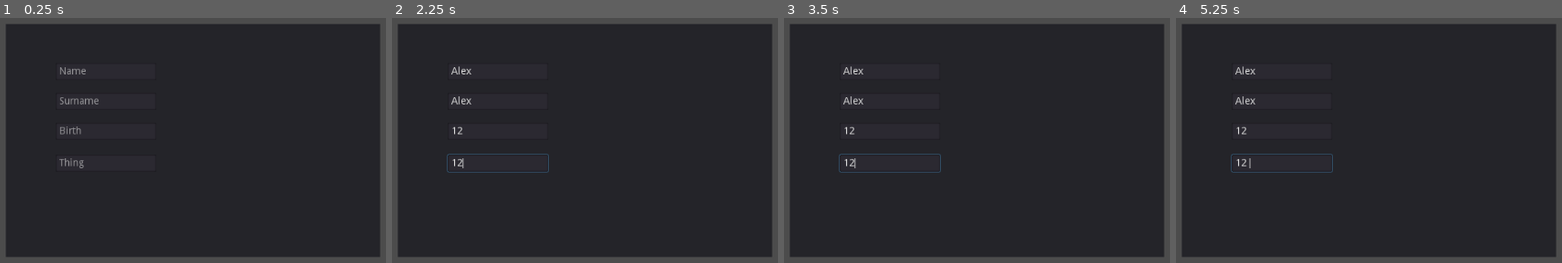
Above: before the commit, frames 1-4 (left to right).
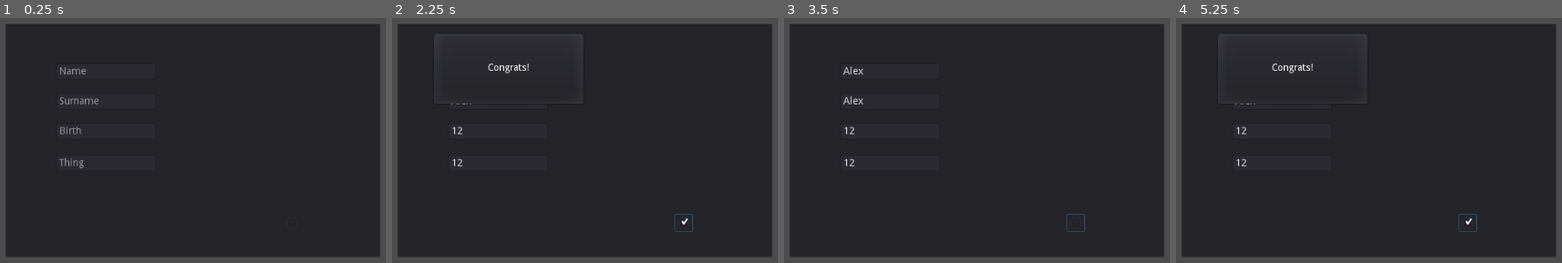
Above: after the commit, the same moments.

Repository: ptiteigne/EscapeProgramme
Game: Godot game, scene res://Test1.tscn
The game is run twice, just before and just after one commit, with the same random seed, the same clock (stepped at 60 frames per second) and the same inputs. The project has no main scene, so this scene is started directly.
Inputs (mouse positions are in pixels of both pictures, inside the frame that each line leads up to):
- Up to frame 1 (0.25 s): no input
- Up to frame 2 (2.25 s): click (496, 71) at 0.52 s; type "Alex" at 0.6 s; click (496, 101) at 0.75 s; type "Alex" at 0.83 s; click (496, 130) at 0.98 s; type "12" at 1.07 s; click (496, 162) at 1.27 s; type "12" at 1.35 s; click (685, 223) at 2.02 s
- Up to frame 3 (3.5 s): click (1077, 223) at 2.77 s
- Up to frame 4 (5.25 s): click (1469, 223) at 3.52 s; tap Enter at 4.25 s; tap Space at 5 s

The runs differ from the first frame. In frame 2, 0.7% of the frame differs, in the area x 14-79%, y 18-88%; in frame 3, 0.3%; in frame 4, 0.7%.

Commit message:
Tested a popup dialog function

Diff:
--- /dev/null
+++ b/Panel.gd
@@ -0,0 +1,20 @@
+extends Panel
+
+# class member variables go here, for example:
+# var a = 2
+# var b = "textvar"
+
+func _ready():
+    # Called when the node is added to the scene for the first time.
+    # Initialization here
+    pass
+
+#func _process(delta):
+#    # Called every frame. Delta is time since last frame.
+#    # Update game logic here.
+#    pass
+
+
+func _on_CheckBox_toggled(button_pressed):
+    if button_pressed:
+        $PopupDialog.popup()
--- a/Test1.tscn
+++ b/Test1.tscn
@@ -1,4 +1,6 @@
-[gd_scene format=2]
+[gd_scene load_steps=2 format=2]
+
+[ext_resource path="res://Panel.gd" type="Script" id=1]
 
 [node name="Node" type="Node" index="0"]
 
@@ -18,6 +20,7 @@
 mouse_default_cursor_shape = 0
 size_flags_horizontal = 1
 size_flags_vertical = 1
+script = ExtResource( 1 )
 
 [node name="Field1" type="LineEdit" parent="Panel" index="0"]
 
@@ -43,7 +46,7 @@
 caret_blink = false
 caret_blink_speed = 0.65
 caret_position = 0
-_sections_unfolded = [ "Caret", "Placeholder" ]
+_sections_unfolded = [ "Caret", "Placeholder", "custom_colors", "custom_fonts" ]
 
 [node name="Field2" type="LineEdit" parent="Panel" index="1"]
 
@@ -122,3 +125,71 @@
 caret_blink_speed = 0.65
 caret_position = 0
 _sections_unfolded = [ "Caret", "Placeholder" ]
+
+[node name="PopupDialog" type="PopupDialog" parent="Panel" index="4"]
+
+anchor_left = 0.0
+anchor_top = 0.0
+anchor_right = 0.0
+anchor_bottom = 0.0
+margin_left = 293.0
+margin_top = 131.0
+margin_right = 508.0
+margin_bottom = 235.0
+rect_pivot_offset = Vector2( 0, 0 )
+rect_clip_content = false
+mouse_filter = 0
+mouse_default_cursor_shape = 0
+size_flags_horizontal = 1
+size_flags_vertical = 1
+popup_exclusive = false
+_sections_unfolded = [ "Popup" ]
+
+[node name="Label" type="Label" parent="Panel/PopupDialog" index="0"]
+
+anchor_left = 0.5
+anchor_top = 0.5
+anchor_right = 0.5
+anchor_bottom = 0.5
+margin_left = -29.5
+margin_top = -8.0
+margin_right = 29.5
+margin_bottom = 6.0
+rect_pivot_offset = Vector2( 0, 0 )
+rect_clip_content = false
+mouse_filter = 2
+mouse_default_cursor_shape = 0
+size_flags_horizontal = 1
+size_flags_vertical = 4
+text = "Congrats!"
+valign = 1
+percent_visible = 1.0
+lines_skipped = 0
+max_lines_visible = -1
+_sections_unfolded = [ "Anchor", "Grow Direction", "Margin", "Rect" ]
+
+[node name="CheckBox" type="CheckBox" parent="." index="1"]
+
+anchor_left = 0.0
+anchor_top = 0.0
+anchor_right = 0.0
+anchor_bottom = 0.0
+margin_left = 634.0
+margin_top = 388.0
+margin_right = 658.0
+margin_bottom = 412.0
+rect_pivot_offset = Vector2( 0, 0 )
+rect_clip_content = false
+focus_mode = 2
+mouse_filter = 0
+mouse_default_cursor_shape = 0
+size_flags_horizontal = 1
+size_flags_vertical = 1
+toggle_mode = true
+enabled_focus_mode = 2
+shortcut = null
+group = null
+flat = false
+align = 0
+
+[connection signal="toggled" from="CheckBox" to="Panel" method="_on_CheckBox_toggled"]
